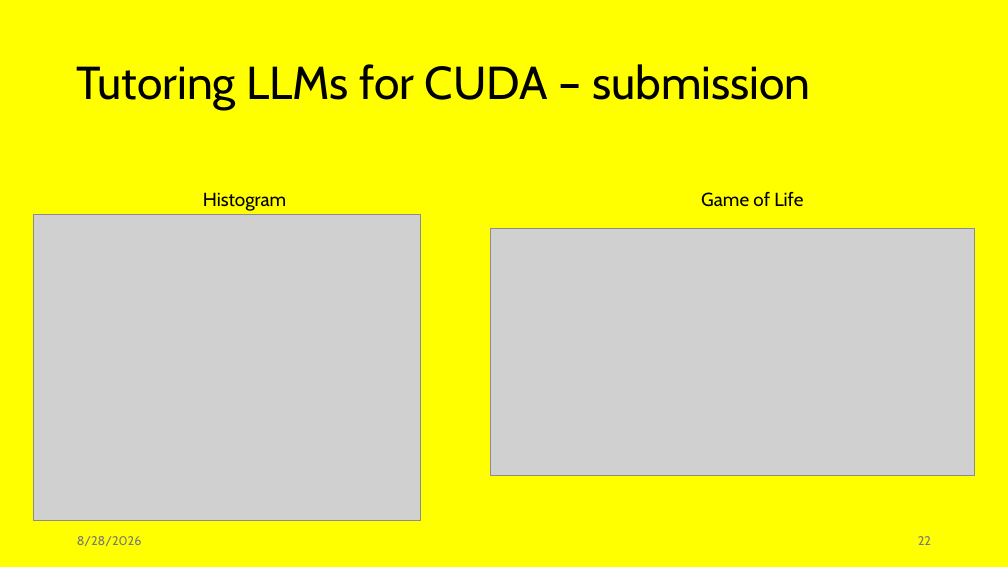
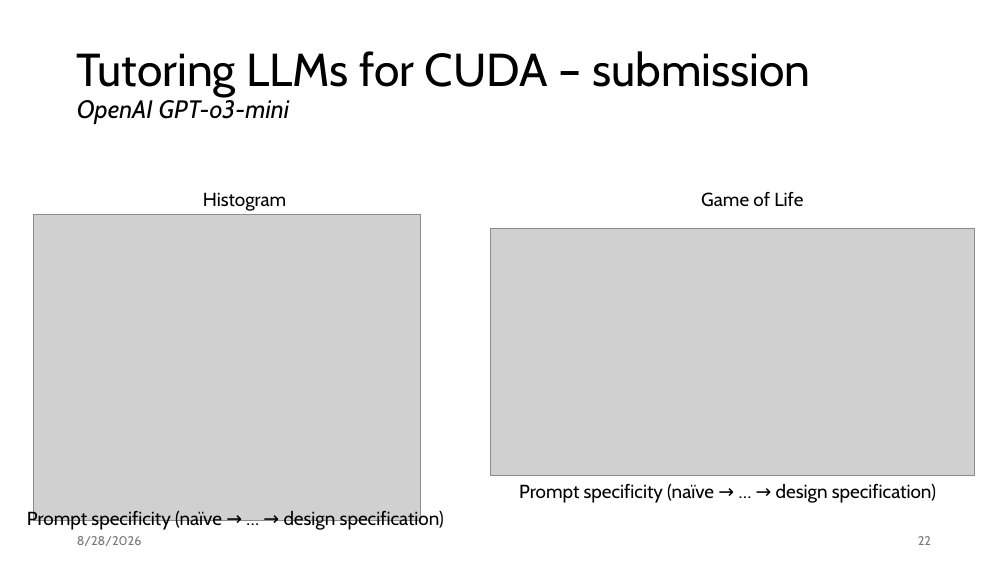
Before and after one commit to jiriklepl/phd-thesis, a slide deck: slide 22 of slides/Optimizing Memory Layouts and Traversal Orders in High-Performance Computing.pptx. Drawn at 1008x567 pixels with LibreOffice and Linux fonts; fonts in the diff are those of the drawing; grey boxes stand for pictures. Boxes give left, top, right and bottom in pixels: in the first picture for what was removed or moved away, otherwise in the second. Text is boxed around its words. In the diff, an @@ line names an element or a change of style, - is before the commit and + after.

```diff
--- a/slides/Optimizing Memory Layouts and Traversal Orders in High-Performance Computing.pptx
+++ b/slides/Optimizing Memory Layouts and Traversal Orders in High-Performance Computing.pptx
@@ background #FFFF00 to #FFFFFF @@
@@ title at <box>77,51,811,124</box>: text changed @@
-Tutoring LLMs for CUDA – submission
+Tutoring LLMs for CUDA – submission
+OpenAI GPT-o3-mini
@@ text added at <box>27,509,444,530</box>, 18 pt, text #000000 @@
+Prompt specificity (naïve → … → design specification)
@@ text added at <box>519,483,936,503</box>, 18 pt, text #000000 @@
+Prompt specificity (naïve → … → design specification)
```
Also in this commit, not shown: 11 other slides changed.
